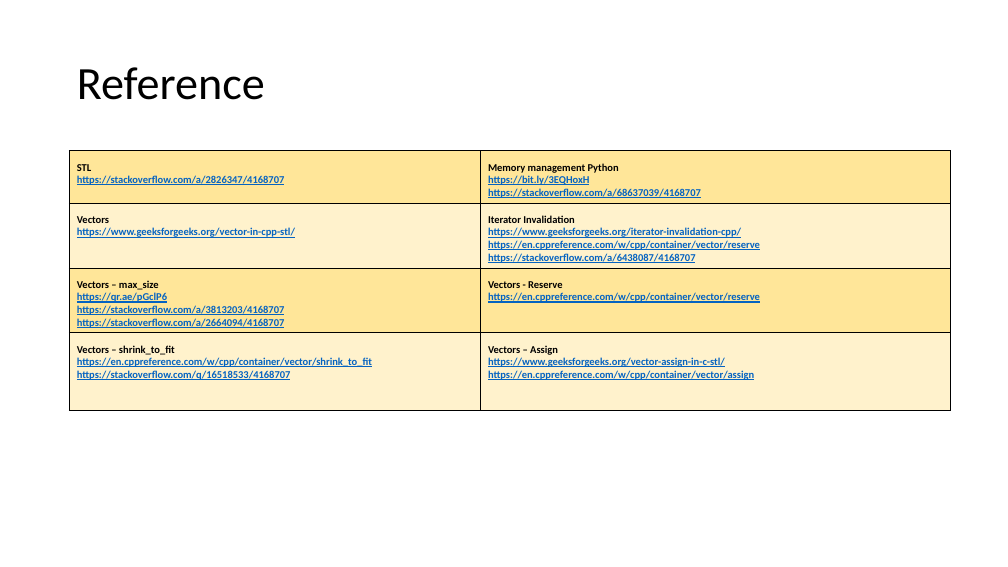
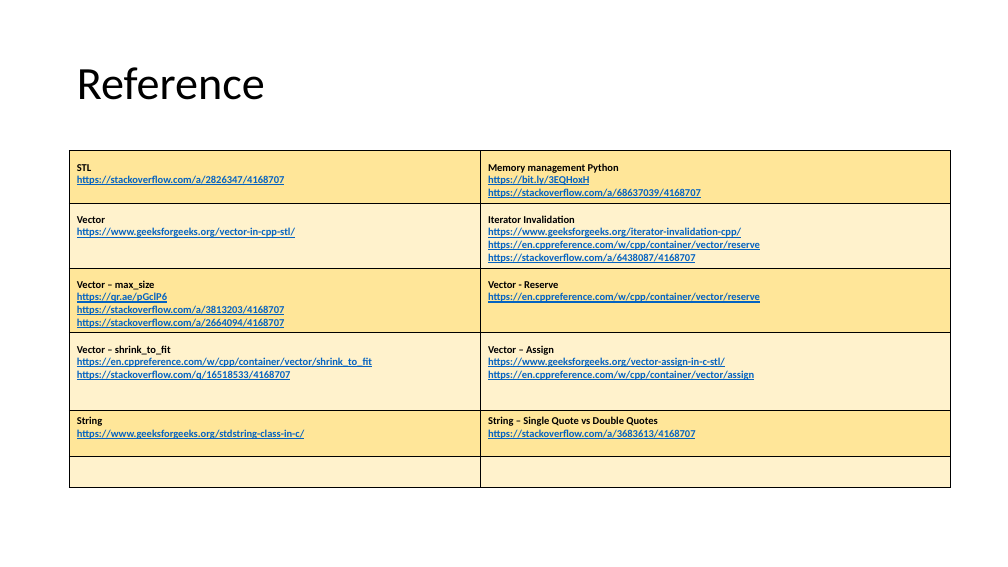
Before and after one commit to muksiddheswar/Tiny-CPP-Examples, a slide deck: slide 7 of CPP-Examples/STL/STL_Presentation.pptx (slide 5 before the commit). Drawn at 1008x567 pixels with LibreOffice and Linux fonts; fonts in the diff are those of the drawing. Boxes give left, top, right and bottom in pixels: in the first picture for what was removed or moved away, otherwise in the second. Text is boxed around its words. In the diff, an @@ line names an element or a change of style, - is before the commit and + after.

Commit message:
Finish String outline

```diff
--- a/CPP-Examples/STL/STL_Presentation.pptx
+++ b/CPP-Examples/STL/STL_Presentation.pptx
@@ table at (x1=70, y1=151, x2=951, y2=485) @@
-row 2: Vectors / https://www.geeksforgeeks.org/vector-in-cpp-stl/ | Iterator Invalidation / https://www.geeksforgeeks.org/iterator-invalidation-cpp/ / https://en.cppreference.com/w/cpp/container/vector/reserve / https://stackoverflow.com/a/6438087/4168707
-row 3: Vectors – max_size / https://qr.ae/pGclP6 / https://stackoverflow.com/a/3813203/4168707 / https://stackoverflow.com/a/2664094/4168707 | Vectors - Reserve / https://en.cppreference.com/w/cpp/container/vector/reserve
-row 4: Vectors – shrink_to_fit / https://en.cppreference.com/w/cpp/container/vector/shrink_to_fit / https://stackoverflow.com/q/16518533/4168707 | Vectors – Assign / https://www.geeksforgeeks.org/vector-assign-in-c-stl/ / https://en.cppreference.com/w/cpp/container/vector/assign
+row 2: Vector / https://www.geeksforgeeks.org/vector-in-cpp-stl/ | Iterator Invalidation / https://www.geeksforgeeks.org/iterator-invalidation-cpp/ / https://en.cppreference.com/w/cpp/container/vector/reserve / https://stackoverflow.com/a/6438087/4168707
+row 3: Vector – max_size / https://qr.ae/pGclP6 / https://stackoverflow.com/a/3813203/4168707 / https://stackoverflow.com/a/2664094/4168707 | Vector - Reserve / https://en.cppreference.com/w/cpp/container/vector/reserve
+row 4: Vector – shrink_to_fit / https://en.cppreference.com/w/cpp/container/vector/shrink_to_fit / https://stackoverflow.com/q/16518533/4168707 | Vector – Assign / https://www.geeksforgeeks.org/vector-assign-in-c-stl/ / https://en.cppreference.com/w/cpp/container/vector/assign
+row 5: String / https://www.geeksforgeeks.org/stdstring-class-in-c/ | String – Single Quote vs Double Quotes / https://stackoverflow.com/a/3683613/4168707
+row 6:  | 
```
Also in this commit, not shown: 1 other slide changed, 3 slides added, 1 slide removed.
